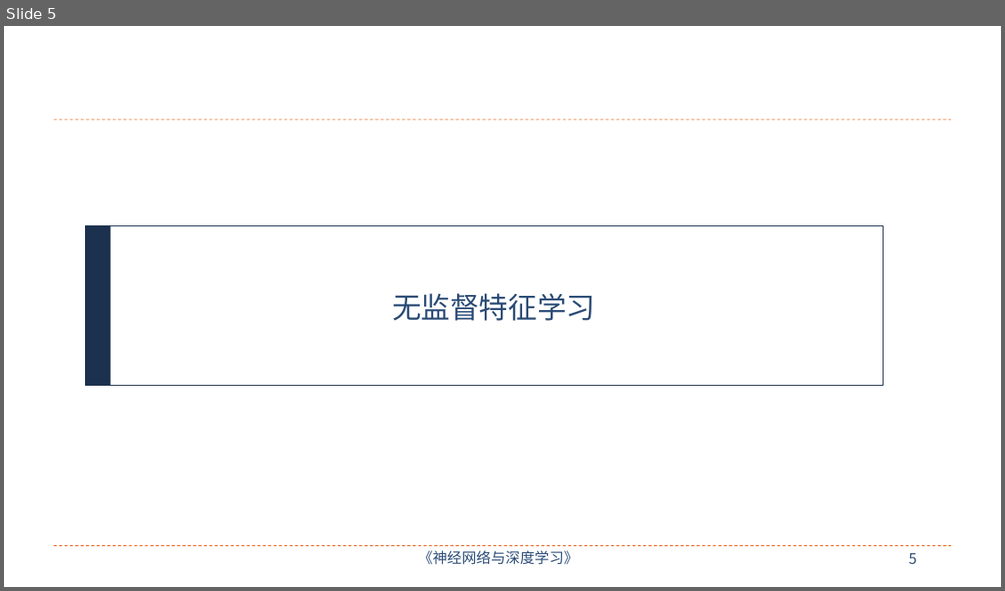
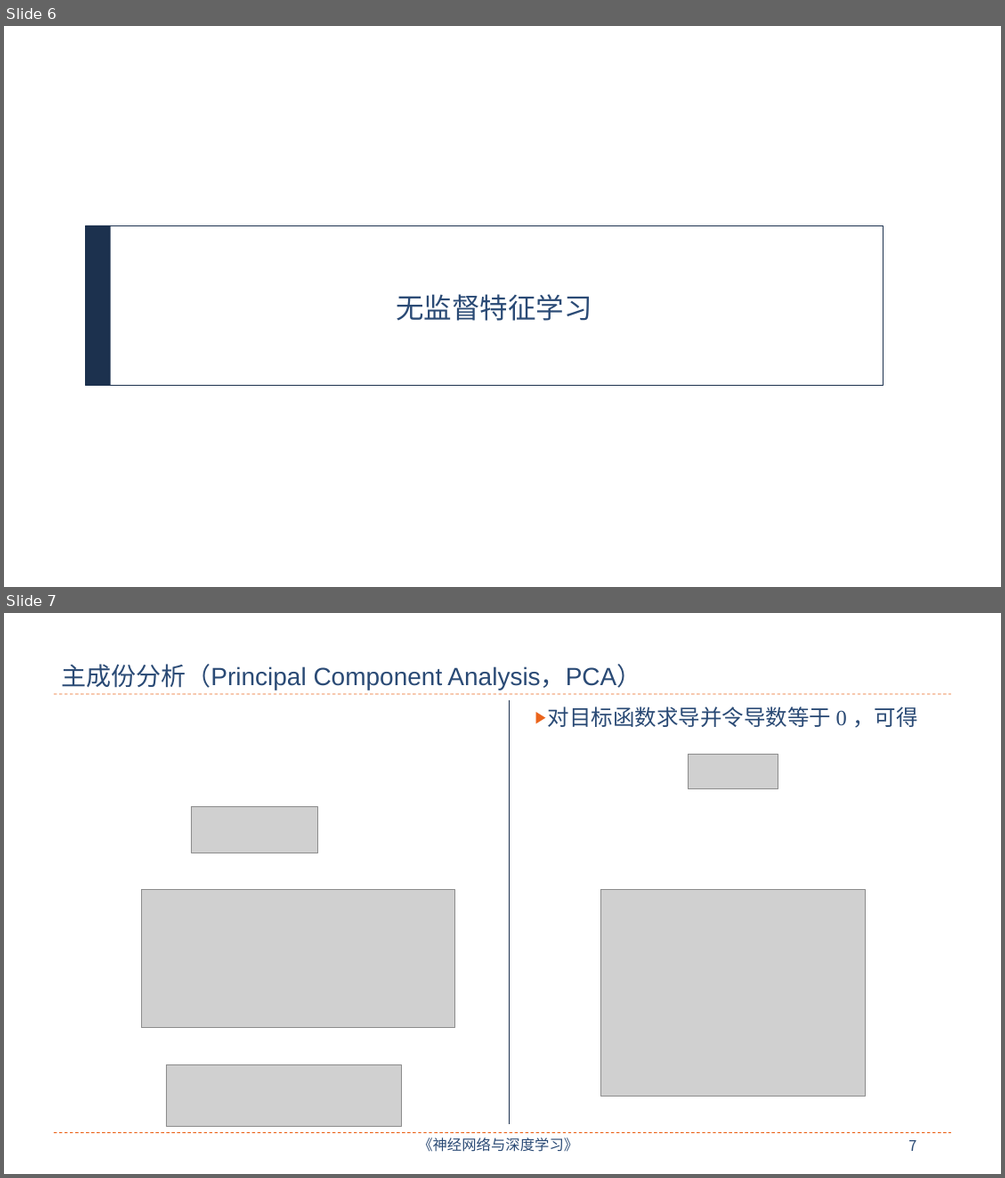
Before and after one commit to nndl/nndl.github.io, a slide deck: ppt/chap-无监督学习.pptx. Shown one above the other, each under a label of ours: slide 5 before the commit, slides 6 and 7 after it. The pictures are 1005x591 and 1005x1178 pixels, drawn with LibreOffice and Linux fonts; fonts in the diff are those of the drawing; grey boxes stand for pictures. Boxes give left, top, right and bottom in pixels: in the first picture for what was removed or moved away, otherwise in the second. Text is boxed around its words. In the diff, an @@ line names an element or a change of style, - is before the commit and + after.

```diff
--- a/ppt/chap-无监督学习.pptx
+++ b/ppt/chap-无监督学习.pptx
@@ slide 7 added at box(4, 613, 1001, 1174), background #FFFFFF @@
@@ title added at box(61, 664, 641, 690), 24 pt, text #2A4A75 @@
+主成份分析（Principal Component Analysis，PCA）
@@ line added from (54, 694) to (952, 694), #EB641B 0.75 pt dashed @@
@@ line added from (509, 700) to (509, 1124), #1C314E 0.75 pt @@
@@ text added at box(548, 706, 917, 728), 21 pt, text #2A4A75 @@
+  ▶ 对目标函数求导并令导数等于 0 ，可得
@@ picture added at box(688, 754, 778, 788) @@
@@ picture added at box(191, 806, 317, 852) @@
@@ picture added at box(141, 890, 454, 1027) @@
@@ picture added at box(601, 890, 866, 1096) @@
@@ picture added at box(166, 1064, 402, 1127) @@
@@ line added from (54, 1133) to (952, 1133), #EB641B 0.75 pt dashed @@
@@ text added at box(418, 1137, 578, 1151), 14 pt, text #2A4A75 @@
+《神经网络与深度学习》
@@ page number added at box(908, 1140, 916, 1151), 14 pt, text #2A4A75 @@
+7
@@ what was slide 5 is now slide 6 @@
@@ slide 6 changed as well @@
@@ line removed from (54, 119) to (952, 119) @@
@@ title "无监督特征学习" at box(396, 294, 592, 321): size 28 to 27 pt, font Noto Sans CJK SC to Arial @@
@@ line removed from (54, 546) to (952, 546) @@
@@ text removed at box(418, 550, 578, 564) @@
-《神经网络与深度学习》
@@ page number removed at box(908, 553, 916, 564) @@
-5
```
Also in this commit, not shown: 20 other slides changed, 6 other slides added, 6 slides removed, 1 other file.
